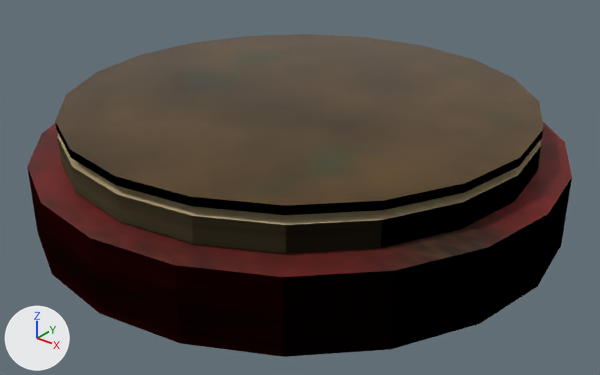
The glTF model assets/props/luopan.glb, before and after one commit.
One viewpoint serves both versions: a 50 mm camera at (0.239, -0.299, 0.193) aimed at (0.006, -0.008, 0.012). The axes (+X, +Y, +Z) are drawn at lower left. The lights are the same throughout. The older version comes first. Where no turn or scale is listed for an object, it has been applied to the vertices.

Before the edit, the objects in view are built like this:
```python
me_case = bpy.data.meshes.new('Case')
me_case.from_pydata(...)  # 44 vertices, 80 faces; spans x -0.13..0.13, y -0.13..0.13, z 0.0..0.035
me_case.materials.append(mat_m_woodred)  # picture img_t_wood_red
me_dial = bpy.data.meshes.new('Dial')
me_dial.from_pydata(...)  # 44 vertices, 80 faces; spans x -0.115..0.115, y -0.115..0.115, z 0.0..0.012
me_dial.materials.append(mat_m_paperyellow)  # picture img_t_paper_yellow
me_glass = bpy.data.meshes.new('Glass')
me_glass.from_pydata(...)  # 44 vertices, 80 faces; spans x -0.115..0.115, y -0.115..0.115, z 0.0..0.004
me_glass.materials.append(mat_m_bronzemirror)  # picture img_t_bronze
ob_case = bpy.data.objects.new('Case', me_case)
ob_case.location = (0.0, 0.0, 0.0)
ob_dial = bpy.data.objects.new('Dial', me_dial)
ob_dial.location = (0.0, 0.0, 0.036)
ob_glass = bpy.data.objects.new('Glass', me_glass)
ob_glass.location = (0.0, 0.0, 0.052)
```
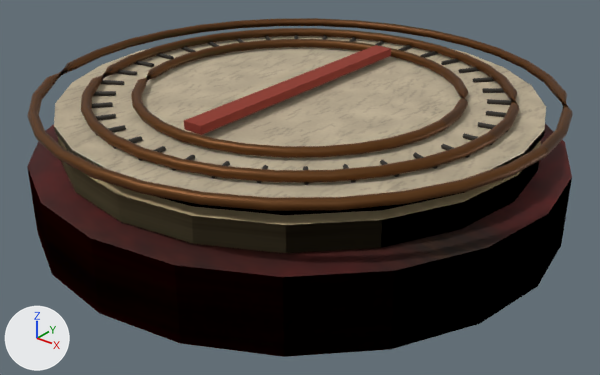
The change, as a diff of the scene's bpy script:
```diff
--- a/assets/props/luopan.glb.py
+++ b/assets/props/luopan.glb.py
@@ img_t_bronze_001 @@
+img_t_bronze_001 = load_image('t_bronze.001', '_unpacked/t_bronze.001', 256, 256, 'sRGB')
@@ img_woven_paper @@
+img_woven_paper = load_image('woven_paper', '_unpacked/woven_paper', 256, 256, 'sRGB')
@@ mat_sootiron @@
+mat_sootiron = principled_material('SootIron')
+mat_sootiron.base_color = (0.053, 0.047, 0.04)  # dark grey #413d38
+mat_sootiron.metallic = 0.65
+mat_sootiron.roughness = 0.71
@@ mat_cinnabarbinding @@
+mat_cinnabarbinding = principled_material('CinnabarBinding')
+mat_cinnabarbinding.base_color = (0.27, 0.033, 0.017)  # red #8e3323
+mat_cinnabarbinding.roughness = 0.91
@@ mat_oxidizedbrass @@
+mat_oxidizedbrass = bpy.data.materials.new('OxidizedBrass')
+# colours: beige #d6af81
+# uses the picture img_t_bronze_001
@@ mat_parchment @@
+mat_parchment = bpy.data.materials.new('Parchment')
+# colours: beige #cebfa2
+# uses the picture img_woven_paper
@@ me_art_sootiron @@
+me_art_sootiron.from_pydata(...)  # 368 vertices, 360 faces; spans x -0.102..0.102, y -0.102..0.102, z 0.058..0.06
+me_art_sootiron.materials.append(mat_sootiron)  # dark grey #413d38
@@ me_art_cinnabarbinding @@
+me_art_cinnabarbinding.from_pydata(...)  # a box spanning x -0.005..0.005, y -0.0725..0.0725, z 0.061..0.065
+me_art_cinnabarbinding.materials.append(mat_cinnabarbinding)  # red #8e3323
@@ me_art_oxidizedbrass @@
+me_art_oxidizedbrass.from_pydata(...)  # 798 vertices, 1536 faces; spans x -0.126..0.126, y -0.126..0.126, z 0.059..0.063
+me_art_oxidizedbrass.materials.append(mat_oxidizedbrass)
@@ me_art_parchment @@
+me_art_parchment.from_pydata(...)  # 52 vertices, 96 faces; spans x -0.116..0.116, y -0.116..0.116, z 0.055..0.058
+me_art_parchment.materials.append(mat_parchment)
@@ ob_art_sootiron @@
+ob_art_sootiron = bpy.data.objects.new('Art_SootIron', me_art_sootiron)
+ob_art_sootiron.location = (0.0, 0.0, 0.0)
@@ ob_art_cinnabarbinding @@
+ob_art_cinnabarbinding = bpy.data.objects.new('Art_CinnabarBinding', me_art_cinnabarbinding)
+ob_art_cinnabarbinding.location = (0.0, 0.0, 0.0)
@@ ob_art_oxidizedbrass @@
+ob_art_oxidizedbrass = bpy.data.objects.new('Art_OxidizedBrass', me_art_oxidizedbrass)
+ob_art_oxidizedbrass.location = (0.0, 0.0, 0.0)
@@ ob_art_parchment @@
+ob_art_parchment = bpy.data.objects.new('Art_Parchment', me_art_parchment)
+ob_art_parchment.location = (0.0, 0.0, 0.0)
```

Location of each change, (x1, y1, x2, y2) in pixels of the pictures (600 x 375 px):
'Art_Parchment', added (beige): after (54, 36, 546, 198)
'Art_OxidizedBrass', added (brown): after (27, 18, 573, 211)
'Art_CinnabarBinding', added (red): after (184, 45, 391, 135)
'Art_SootIron', added: after (92, 35, 516, 185)
'Glass', unchanged, covered by the edit: before (55, 34, 543, 215); after (65, 144, 537, 215)
